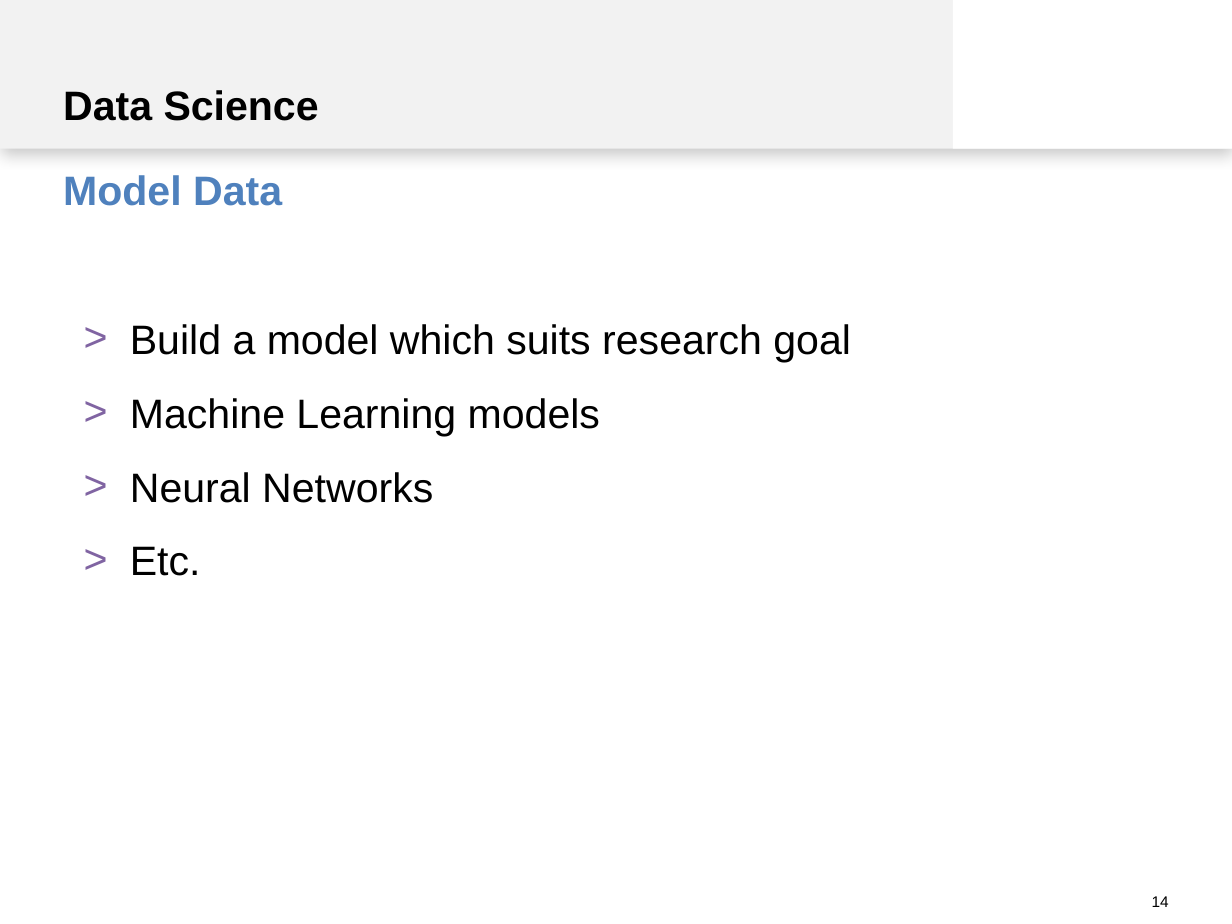
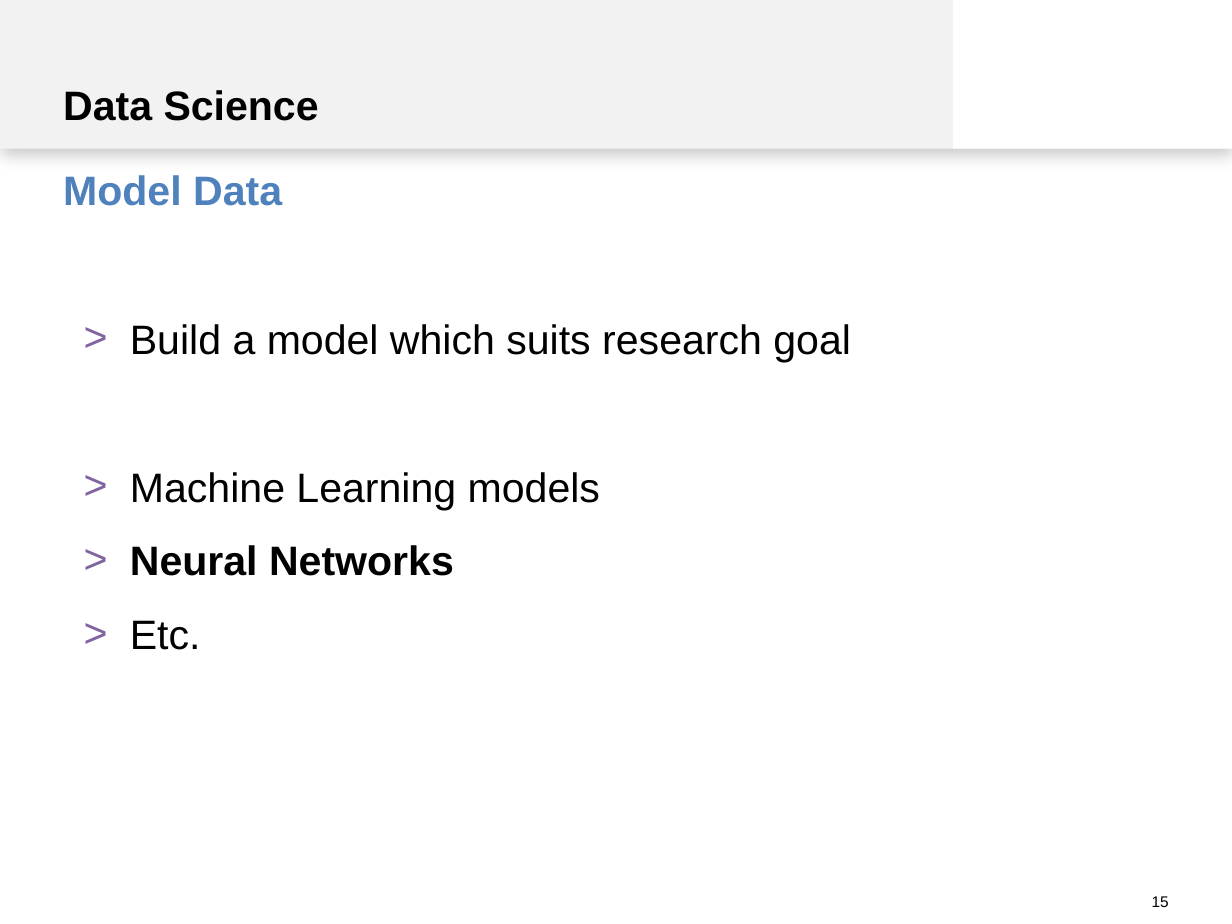
Before and after one commit to spinfo/LSS_DLwithText, a slide deck: slide 15 of docs/introduction.pptx (slide 14 before the commit). Drawn at 1232x924 pixels with LibreOffice and Linux fonts; fonts in the diff are those of the drawing. Boxes give left, top, right and bottom in pixels: in the first picture for what was removed or moved away, otherwise in the second. Text is boxed around its words. In the diff, an @@ line names an element or a change of style, - is before the commit and + after.

```diff
--- a/docs/introduction.pptx
+++ b/docs/introduction.pptx
@@ text at [130,545,454,576]: bold on in "Neural Networks" @@
@@ page number at [1152,896,1169,907]: text changed @@
-14
+15
```
Also in this commit, not shown: 4 other slides changed, 3 slides added, 1 other file.
